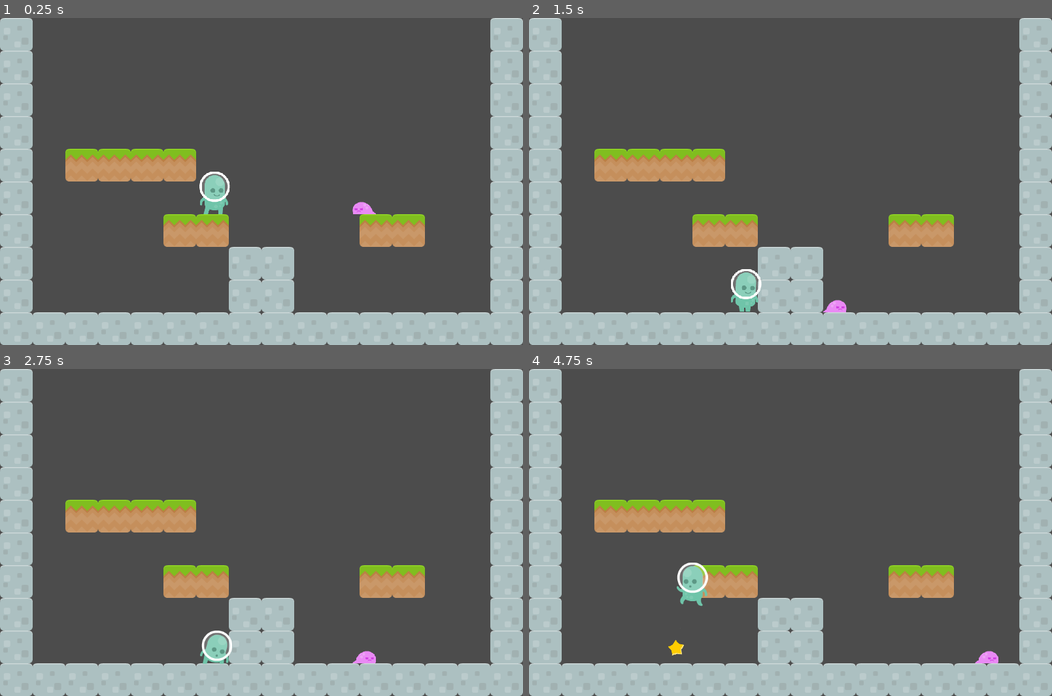
Above: before the commit, frames 1-4 (two rows, left to right).
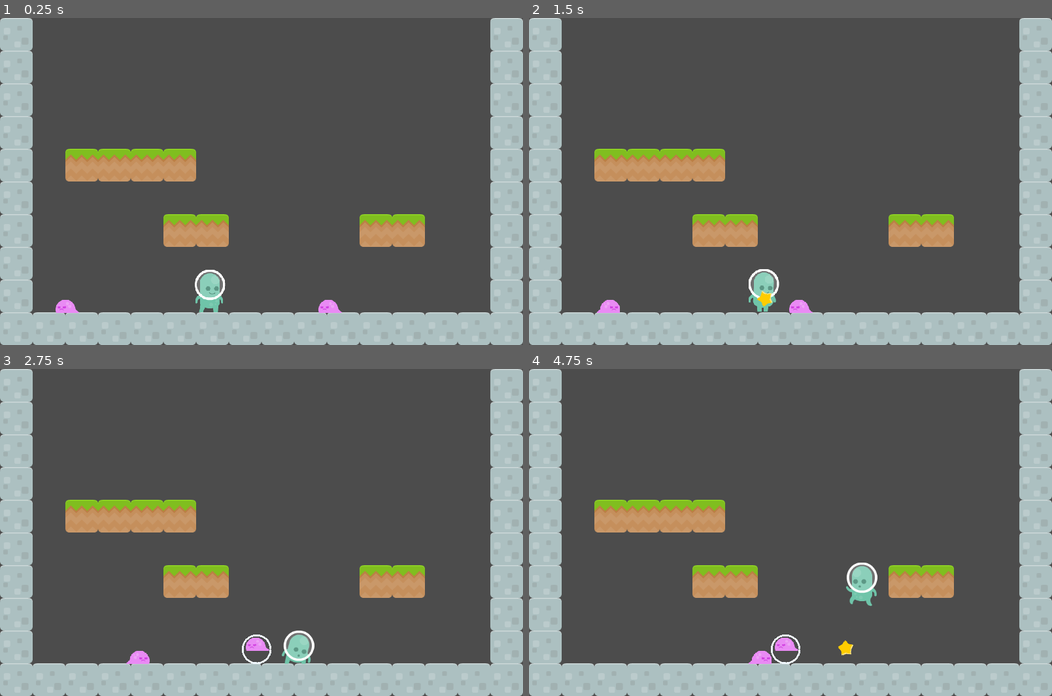
Above: after the commit, the same moments.

Repository: doctor-g/AltNaGaDeMon2021
Game: Godot game, scene res://World/Level.tscn
Same seed, same stepped clock (60 frames per second), same inputs: the game is played once before the commit and once after it.
Inputs:
- Up to frame 1 (0.25 s): no input
- Up to frame 2 (1.5 s): hold S (duck) 0.53-1.28 s; hold D (move_right) from 0.53 s (still down); tap Z (jump) at 0.77 s; tap X (fire) at 1.35 s
- Up to frame 3 (2.75 s): tap Z (jump) at 1.52 s; release D (move_right) at 2.03 s; hold A (move_left) from 2.03 s (still down); hold S (duck) from 2.03 s (still down)
- Up to frame 4 (4.75 s): release A (move_left) at 2.78 s; release S (duck) at 2.78 s; hold D (move_right) 2.78-4.28 s; tap X (fire) at 2.85, 4.35 s; tap Z (jump) at 3.02, 3.77, 4.52 s; hold S (duck) 3.53-4.28 s; hold A (move_left) from 4.28 s (still down)

The runs differ from the first frame. In frame 1, 4.1% of the frame differs, in the area x 10-72%, y 47-91%; in frame 2, 3.2%; in frame 3, 3.5%; in frame 4, 4.0%.

Commit message:
Make kicked orbs destroy enemies

Diff:
--- a/project/Enemies/Slime/Slime.gd
+++ b/project/Enemies/Slime/Slime.gd
@@ -23,3 +23,7 @@
 			_moving_right = not _moving_right
 			_velocity.x = speed if _moving_right else -speed
 		_sprite.flip_h = _moving_right
+
+
+func damage()->void:
+	queue_free()
--- a/project/Enemies/Slime/Slime.tscn
+++ b/project/Enemies/Slime/Slime.tscn
@@ -23,6 +23,7 @@
 position = Vector2( 1, -13 )
 frames = SubResource( 1 )
 animation = "walk"
+frame = 1
 playing = true
 
 [node name="CollisionShape2D" type="CollisionShape2D" parent="."]
--- a/project/Player/Orb/Orb.gd
+++ b/project/Player/Orb/Orb.gd
@@ -9,6 +9,9 @@
 var _velocity := Vector2.ZERO
 var _kicked := false
 var _moving_right := false
+
+onready var _enemy_overlap_area := $EnemyOverlapArea
+
 
 func _draw():
 	var radius = $CollisionShape2D.shape.radius
@@ -23,7 +26,8 @@
 		# Check if the orb was kicked by a player
 		if collision and collision.collider.is_in_group("players"):
 			_kicked = true
-			collision_mask = 0x1
+			_enemy_overlap_area.monitoring = true
+			set_collision_mask_bit(1, false)
 			_velocity.x = speed
 			if collision.position.x > global_position.x:
 				_moving_right = false
@@ -33,6 +37,8 @@
 	else:
 		_velocity.y += _gravity
 		_velocity = move_and_slide(_velocity, Vector2.UP)
+
+		# Bounce off of walls
 		if is_on_wall():
 			_moving_right = not _moving_right
 			_velocity.x = speed if _moving_right else -speed
@@ -40,7 +46,7 @@
 
 func capture(enemy:KinematicBody2D)->void:
 	enemy.collision_mask = 0
-	enemy.collision_layer = 8
+	enemy.collision_layer = 0
 	enemy.captured = true
 
 	# Need to store the position because reparenting
@@ -58,3 +64,10 @@
 		Tween.TRANS_LINEAR, Tween.EASE_OUT)
 	# warning-ignore:return_value_discarded
 	tween.start()
+
+
+# When this sensor is active and runs into an enemy,
+# that means the orb was kicked, and we should damage
+# the enemy we hit
+func _on_EnemyOverlapArea_body_entered(body):
+	body.damage()
--- a/project/Player/Orb/Orb.tscn
+++ b/project/Player/Orb/Orb.tscn
@@ -1,14 +1,27 @@
-[gd_scene load_steps=3 format=2]
+[gd_scene load_steps=4 format=2]
 
 [ext_resource path="res://Player/Orb/Orb.gd" type="Script" id=1]
 
 [sub_resource type="CircleShape2D" id=1]
 radius = 30.0
 
+[sub_resource type="CircleShape2D" id=2]
+radius = 30.0
+
 [node name="Orb" type="KinematicBody2D"]
 collision_layer = 8
-collision_mask = 2
+collision_mask = 3
 script = ExtResource( 1 )
 
 [node name="CollisionShape2D" type="CollisionShape2D" parent="."]
 shape = SubResource( 1 )
+
+[node name="EnemyOverlapArea" type="Area2D" parent="."]
+collision_layer = 8
+collision_mask = 4
+monitoring = false
+
+[node name="CollisionShape2D" type="CollisionShape2D" parent="EnemyOverlapArea"]
+shape = SubResource( 2 )
+
+[connection signal="body_entered" from="EnemyOverlapArea" to="." method="_on_EnemyOverlapArea_body_entered"]
--- a/project/World/Level.tscn
+++ b/project/World/Level.tscn
@@ -61,10 +61,13 @@
 tile_set = SubResource( 2 )
 cell_size = Vector2( 70, 70 )
 format = 1
-tile_data = PoolIntArray( 0, 1, 0, 15, 1, 0, 65536, 1, 0, 65 …(241 unchanged characters)… , 0, 0, 393231, 1, 0, 458752, 1, 0, 458759, 1, 0, 458760, 1, 0, 458767, 1, 0, 524288, 1, 0, 524295, 1, 0, 524296, 1, 0, 524303, 1, 0, 589824, 1, 0, 5898 …(206 unchanged characters)…
+tile_data = PoolIntArray( 0, 1, 0, 15, 1, 0, 65536, 1, 0, 65 …(241 unchanged characters)… , 0, 0, 393231, 1, 0, 458752, 1, 0, 458767, 1, 0, 524288, 1, 0, 524303, 1, 0, 589824, 1, 0, 5898 …(206 unchanged characters)…
 
 [node name="Player" parent="." instance=ExtResource( 2 )]
-position = Vector2( 460, 417 )
+position = Vector2( 450, 624 )
 
 [node name="Slime" parent="." instance=ExtResource( 4 )]
-position = Vector2( 804, 416 )
+position = Vector2( 731, 628 )
+
+[node name="Slime2" parent="." instance=ExtResource( 4 )]
+position = Vector2( 168, 628 )
